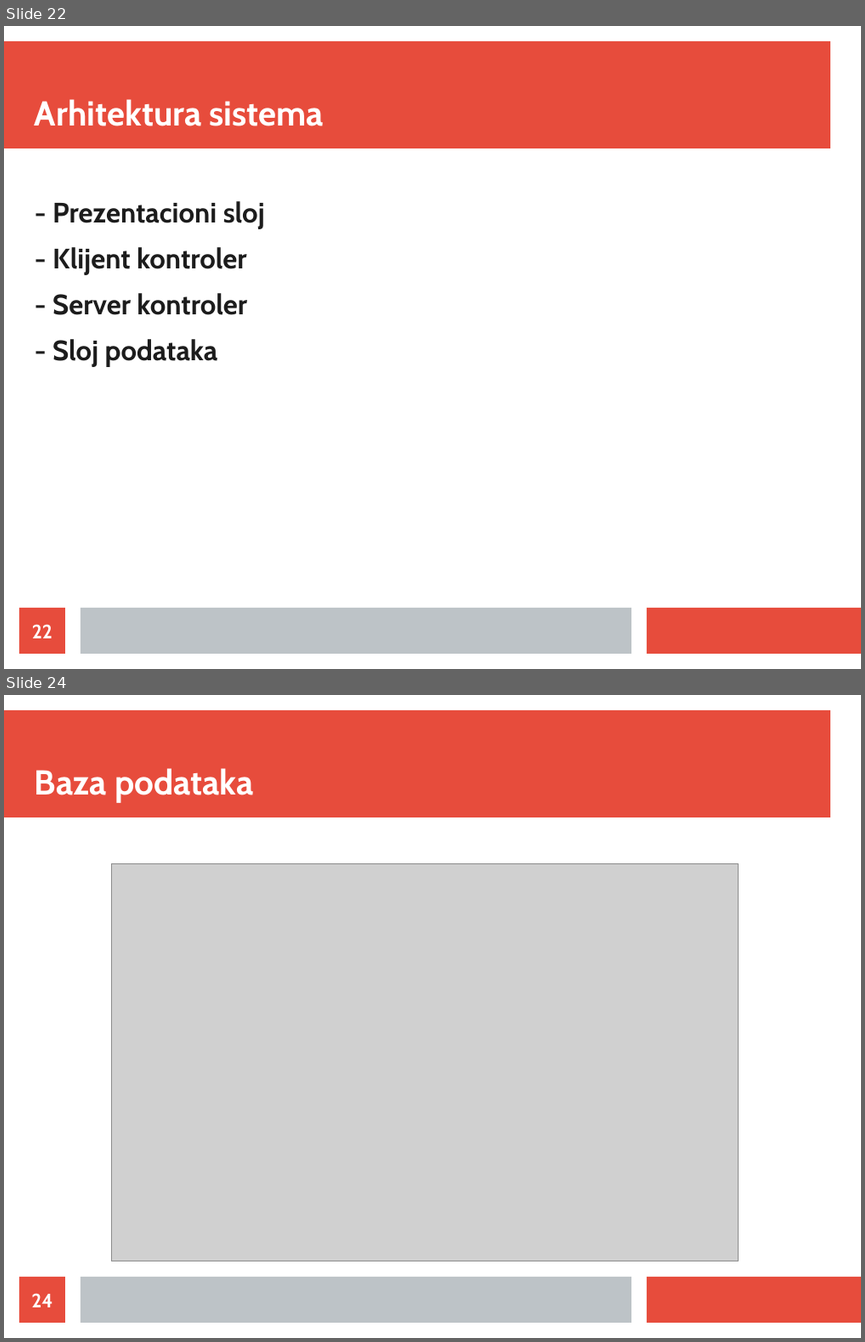
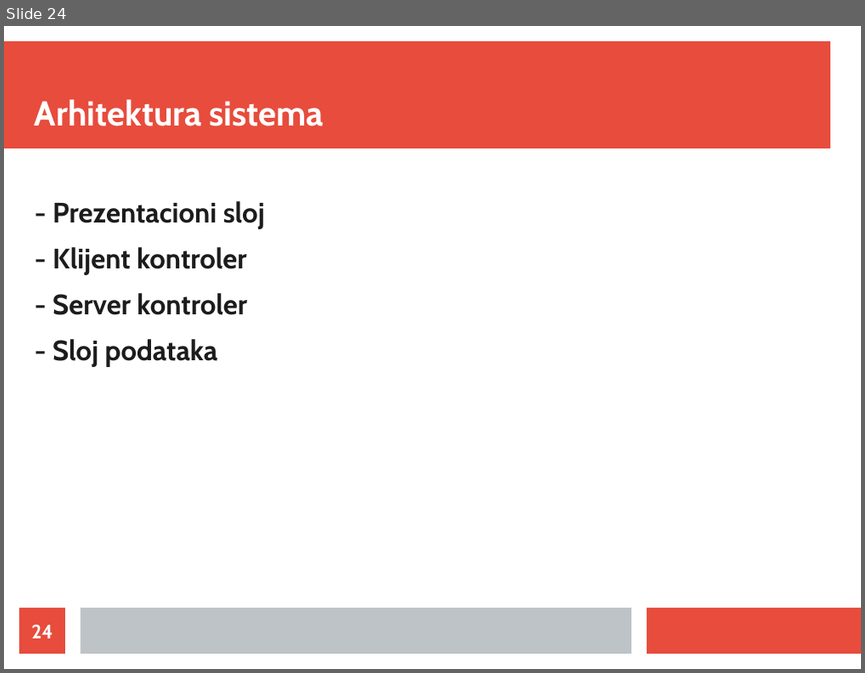
Before and after one commit to ivan-ristovic/sports-club, a slide deck: Prezentacija.odp. Shown one above the other, each under a label of ours: slides 22 and 24 before the commit, slide 24 after it; the slides between them are not shown. The pictures are 865x1342 and 865x673 pixels, drawn with LibreOffice and Linux fonts; fonts in the diff are those of the drawing; grey boxes stand for pictures. Boxes give left, top, right and bottom in pixels: in the first picture for what was removed or moved away, otherwise in the second. Text is boxed around its words. In the diff, an @@ line names an element or a change of style, - is before the commit and + after.

```diff
--- a/Prezentacija.odp
+++ b/Prezentacija.odp
@@ slide 24 removed at box(4, 695, 861, 1338), background #FFFFFF; not listed: 3 template elements that a slide beside it also shows @@
@@ title removed at box(35, 768, 253, 803) @@
-Baza podataka
@@ picture removed at box(111, 863, 738, 1262) @@
@@ page number removed at box(19, 1276, 65, 1322) @@
-24
@@ what was slide 22 is now slide 24 @@
@@ page number at box(31, 624, 52, 638): text changed @@
-22
+24
```
Also in this commit, not shown: 5 slides changed, 5 slides added, 1 other slide removed.
